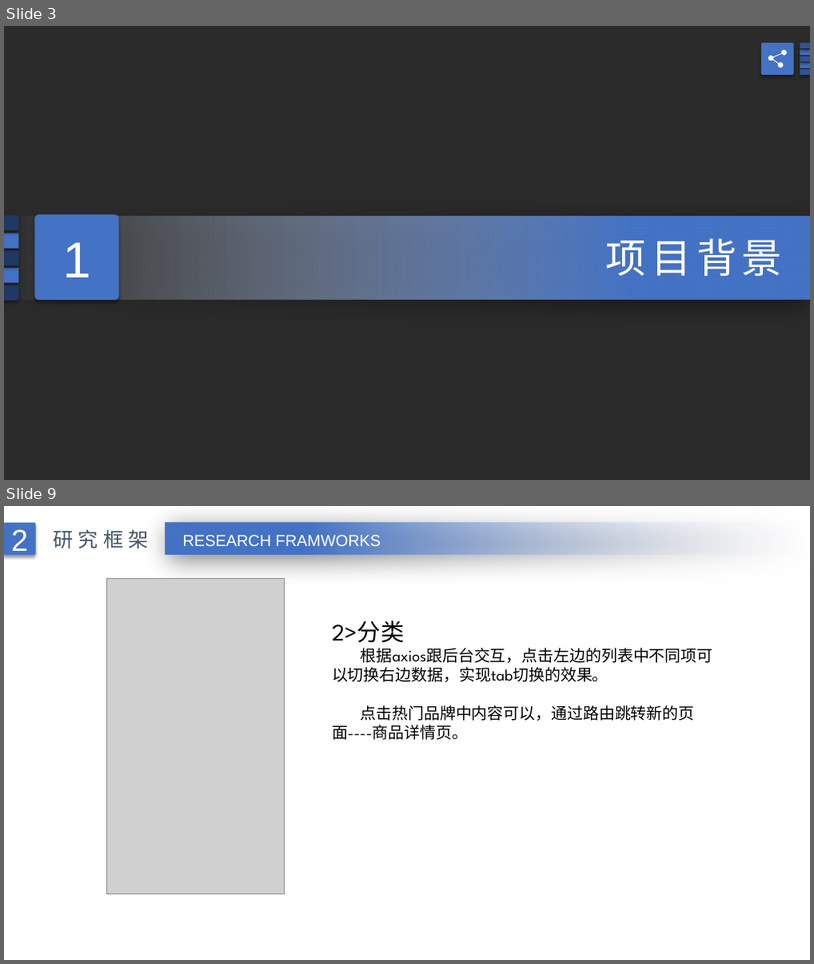
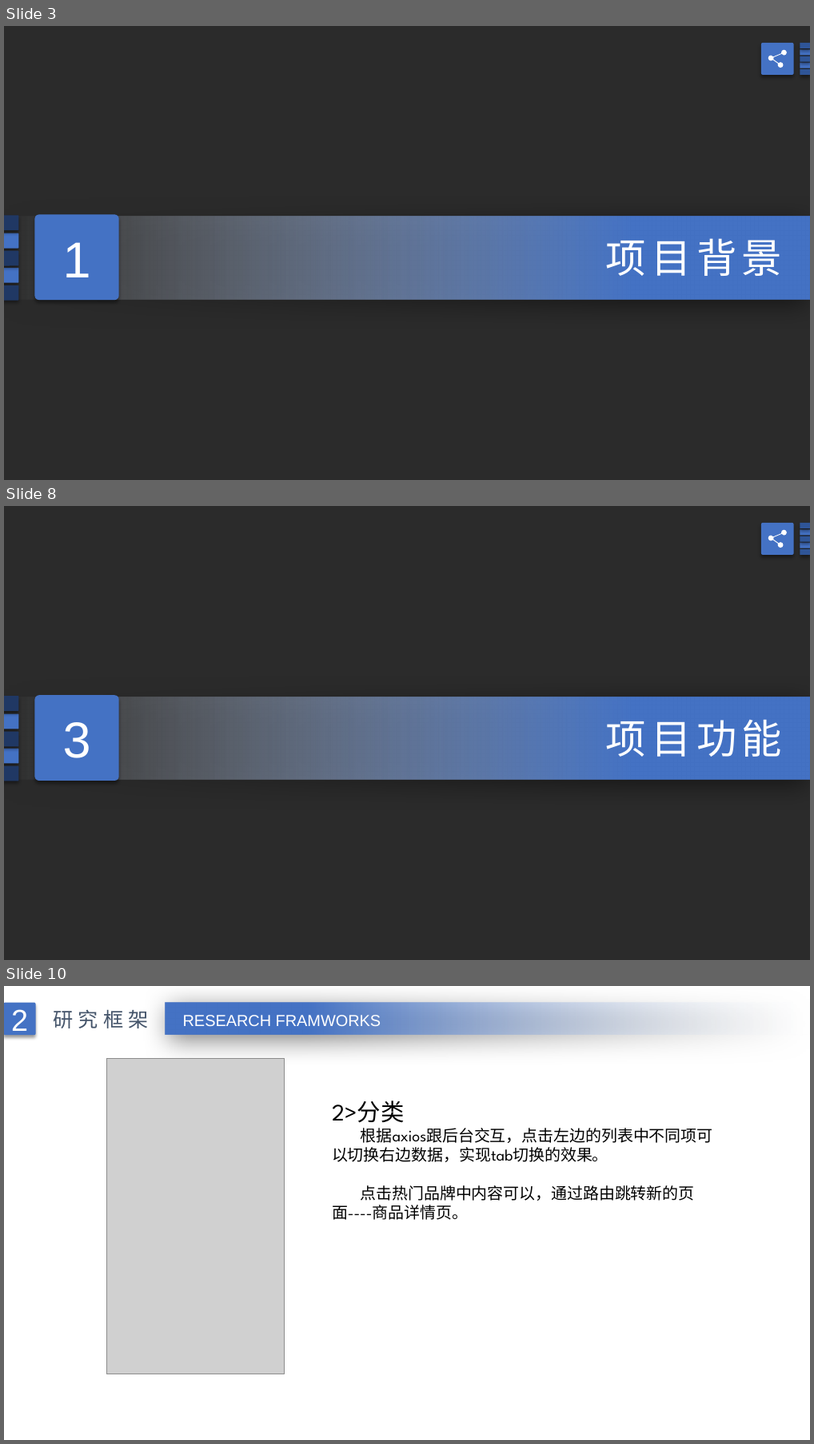
Before and after one commit to liujianhang1314/youGou, a slide deck: 刘建行.pptx. Shown one above the other, each under a label of ours: slides 3 and 9 before the commit, slides 3, 8 and 10 after it; the slides between them are not shown. The pictures are 814x964 and 814x1444 pixels, drawn with LibreOffice and Linux fonts; fonts in the diff are those of the drawing; grey boxes stand for pictures; background and template pictures are left out; a plain dark background stands for a picture behind light text. Boxes give left, top, right and bottom in pixels: in the first picture for what was removed or moved away, otherwise in the second. Text is boxed around its words. In the diff, an @@ line names an element or a change of style, - is before the commit and + after.

```diff
--- a/刘建行.pptx
+++ b/刘建行.pptx
@@ slide 8 added at <box>4,506,810,960</box>, background picture (left out) @@
@@ group added at <box>762,523,810,555</box>: 6 rounded rectangles, 1 freeform shape @@
@@ group added at <box>4,696,810,781</box>: 6 rounded rectangles, 1 rectangle, 1 text @@
+3
+项目功能
@@ what was slide 9 is now slide 10 @@
```
Also in this commit, not shown: 7 slides changed, 4 other slides added, 2 slides removed, 19 other files.
